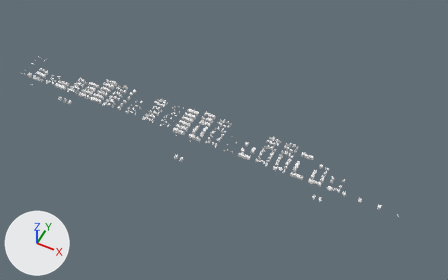
The Blender file src/models/blocks.blend: old version first, new version second.
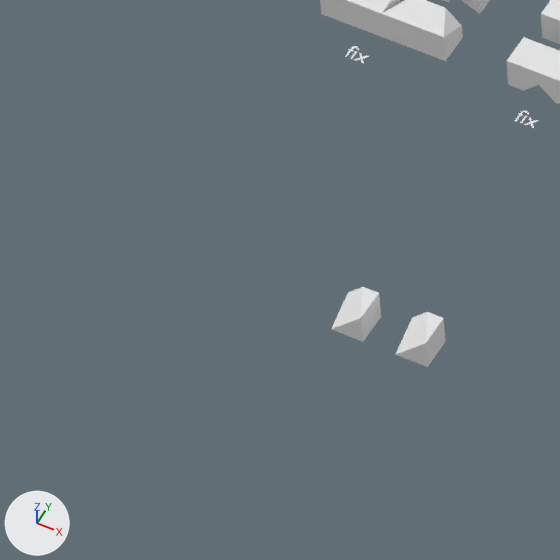
The first picture shows the older version from a 50 mm camera at (137.7, -117.5, 152.2) aimed at (76.8, 4.3, -0.2). The close-ups show both versions on the part from 32% to 43% of the width and 47% to 64% of the height of that picture; other places that the commit changed are outside them. The lights are fixed; the arrows at lower left show +X, +Y and +Z.

Objects in the first close-up: 'InvCorner211BaseFD', 'InvCorner211BaseFL', 'InvCorner211BaseFR', 'InvCorner211TipFR', 'InvCorner211TipFU', 'InvCorner211TipLU', 'Text.008', 'Text.009', 'test', 'test2'.
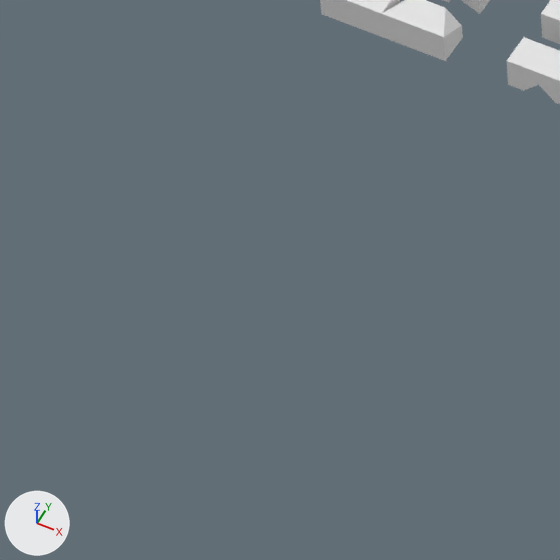
The edits, one by one:
Object 'test' (ob_test) is deleted.
Object 'test2' (ob_test2) is deleted.
Object 'Text.008' (ob_text_008) is deleted.
Object 'Text.009' (ob_text_009) is deleted.

Where the change shows, as pixel boxes (x1, y1, x2, y2) in the close-ups (560 x 560 px):
'test2', deleted: before (395, 312, 445, 367)
'test', deleted: before (331, 287, 381, 342)
'Text.008', deleted: before (345, 46, 369, 64)
'Text.009', deleted: before (515, 111, 538, 128)
